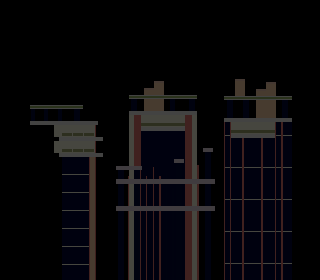
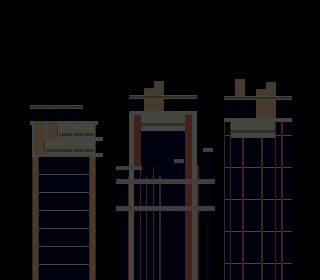
Comparing the layer stacks of the two (320, 280) images. Changes:
added layer "Sichtbar#1" above "Hintergrund-Kopie" over <box>32,121,62,280</box>
hid "Sichtbar" over <box>32,121,62,280</box>
added layer "locker_lift" above "vertlight" over <box>35,121,57,155</box>
painted on "vertlight" over <box>32,125,58,280</box>
painted on "locker_bg" over <box>33,157,38,280</box>
painted on "stripes_bg" over <box>40,133,61,152</box>
painted on "concrete_wall-Kopie" over <box>32,125,59,157</box>
painted on "concrete_bg" over <box>39,141,62,265</box>
painted on "window_fassade" over <box>39,157,62,280</box>
